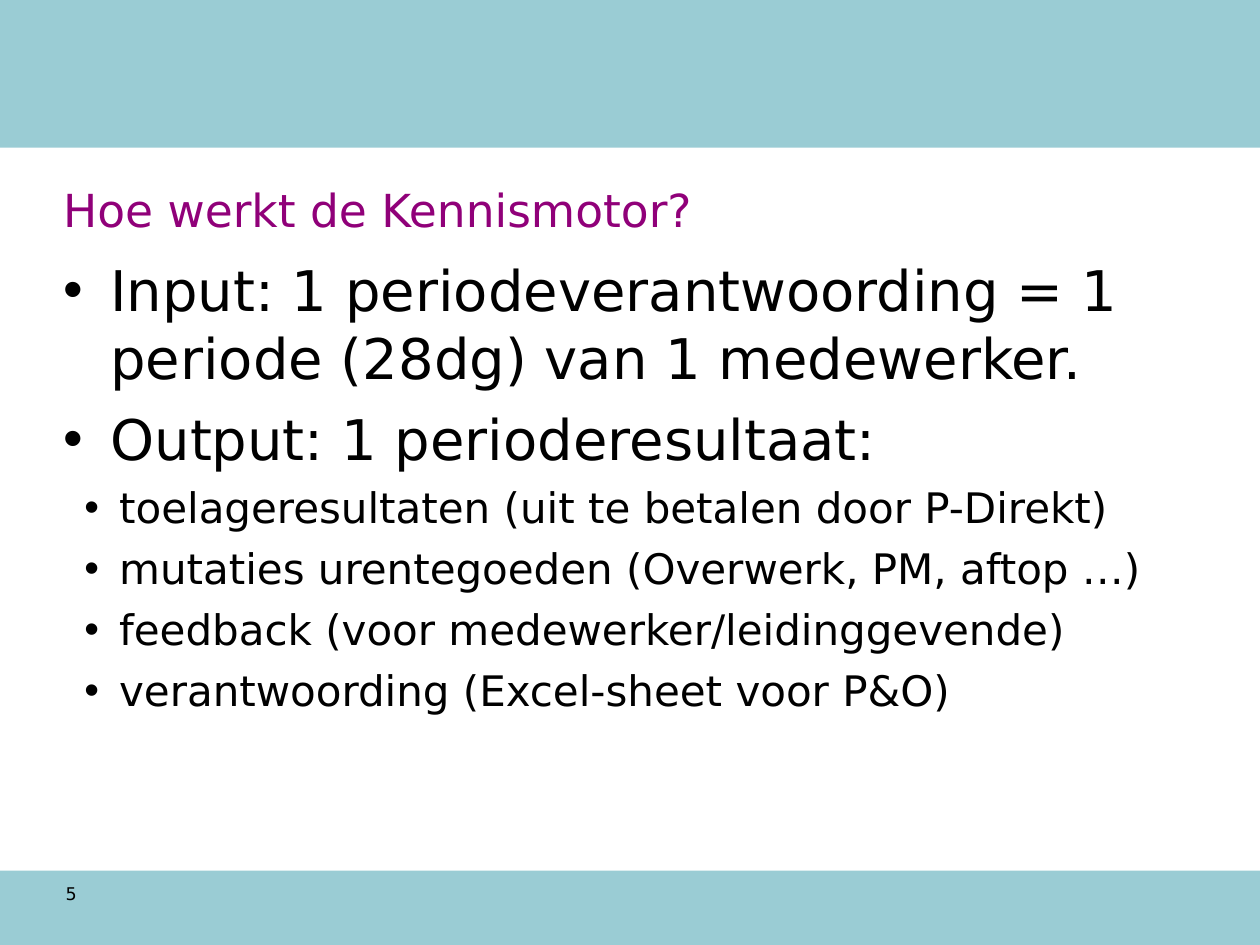
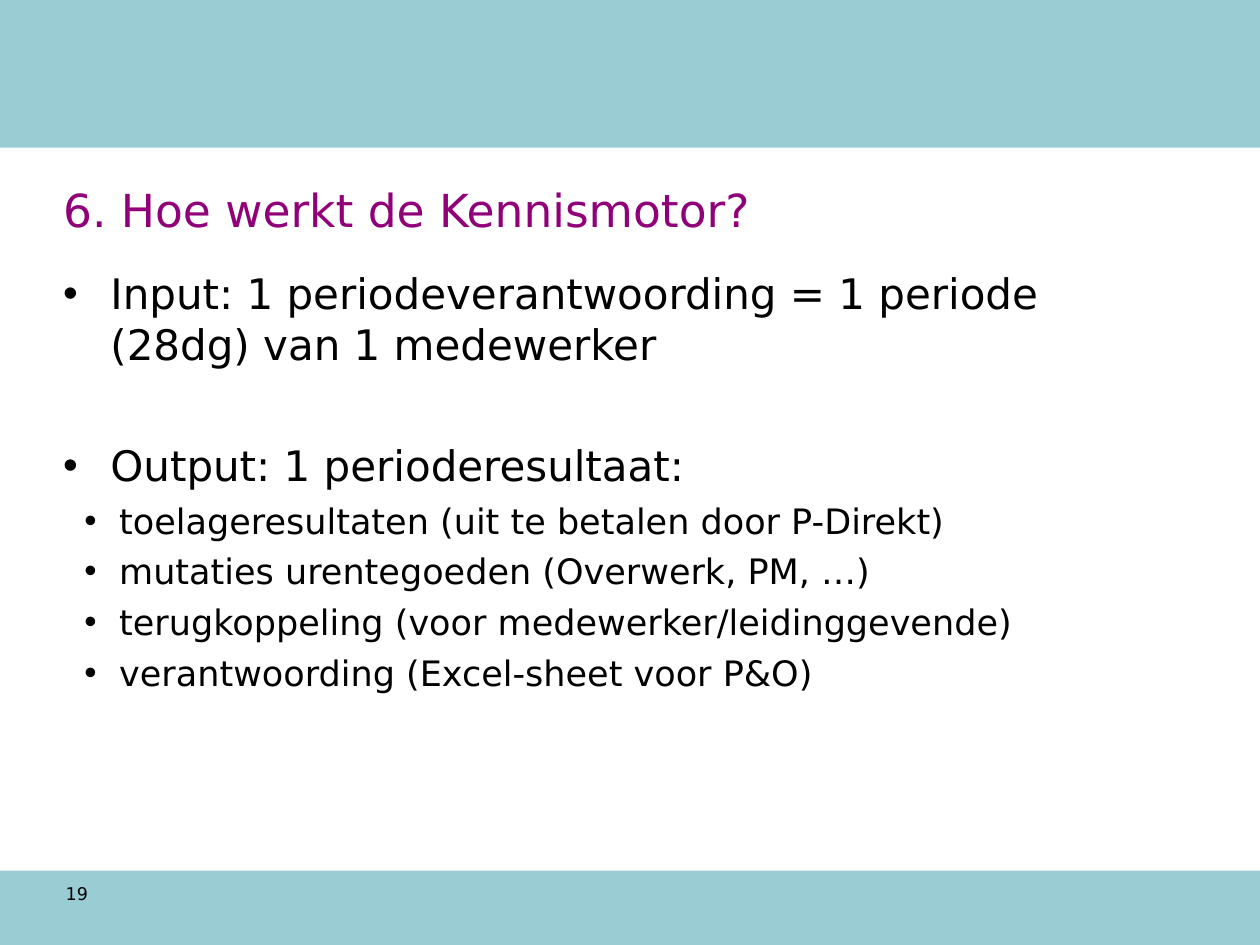
Before and after one commit to AmpersandTarski/ampersand-models, a slide deck: slide 19 of NVWA DTV/werkdocumenten/TO 12 augustus.ppt (slide 5 before the commit). Drawn at 1260x945 pixels with LibreOffice and Linux fonts; fonts in the diff are those of the drawing; background and template pictures are left out. Boxes give left, top, right and bottom in pixels: in the first picture for what was removed or moved away, otherwise in the second. Text is boxed around its words. In the diff, an @@ line names an element or a change of style, - is before the commit and + after.

```diff
--- a/NVWA DTV/werkdocumenten/TO 12 augustus.ppt
+++ b/NVWA DTV/werkdocumenten/TO 12 augustus.ppt
@@ title at box(63, 192, 749, 228): text changed @@
-Hoe werkt de Kennismotor?
+6. Hoe werkt de Kennismotor?
@@ text "Input: 1 periodeverantwoording = 1 ...": place and size @@
-text "Input: 1 periodeverantwoording = 1 ..." at box(110, 268, 1117, 715)
+text "Input: 1 periodeverantwoording = 1 ..." at box(110, 277, 1038, 694)
@@ text at box(110, 277, 1038, 369): text changed; size 32 to 24 pt @@
-• Input: 1 periodeverantwoording = 1 periode (28dg) van 1 medewerker.
+• Input: 1 periodeverantwoording = 1 periode (28dg) van 1 medewerker
@@ text at box(110, 449, 944, 694): size 32 to 24 pt in "Output: 1 perioderesultaat:"; size 24 to 20 pt in "toelageresultaten (uit te betalen door P-Direkt)", "verantwoording (Excel-sheet voor P&O)"; less space between paragraphs @@
@@ text at box(119, 557, 1012, 643): text changed; size 24 to 20 pt @@
-    • mutaties urentegoeden (Overwerk, PM, aftop …)
-    • feedback (voor medewerker/leidinggevende)
+    • mutaties urentegoeden (Overwerk, PM, …)
+    • terugkoppeling (voor medewerker/leidinggevende)
@@ page number at box(66, 887, 88, 901): text changed @@
-5
+19
```
Also in this commit, not shown: 11 other slides changed, 24 slides added, 6 slides removed, 1 other file.
